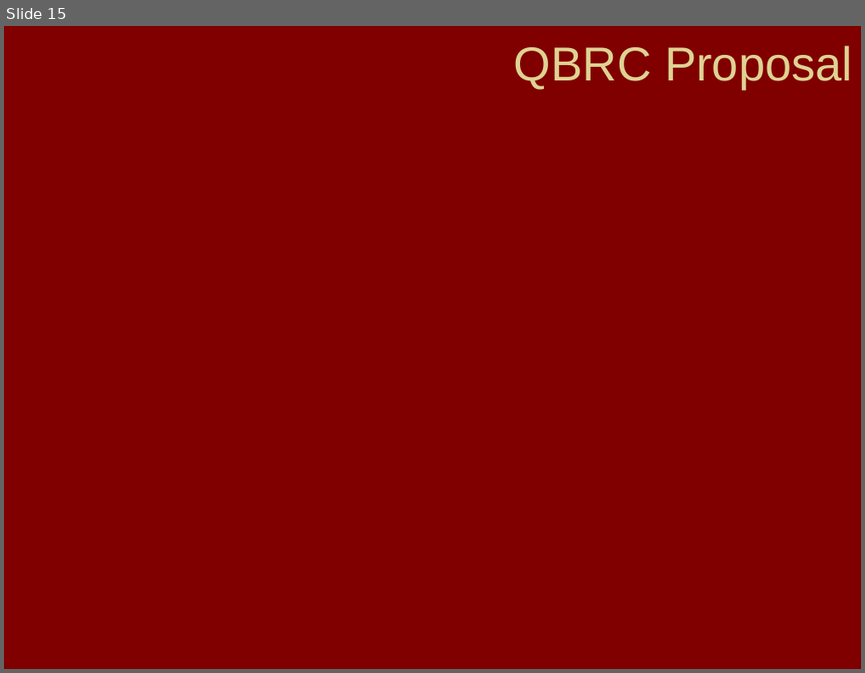
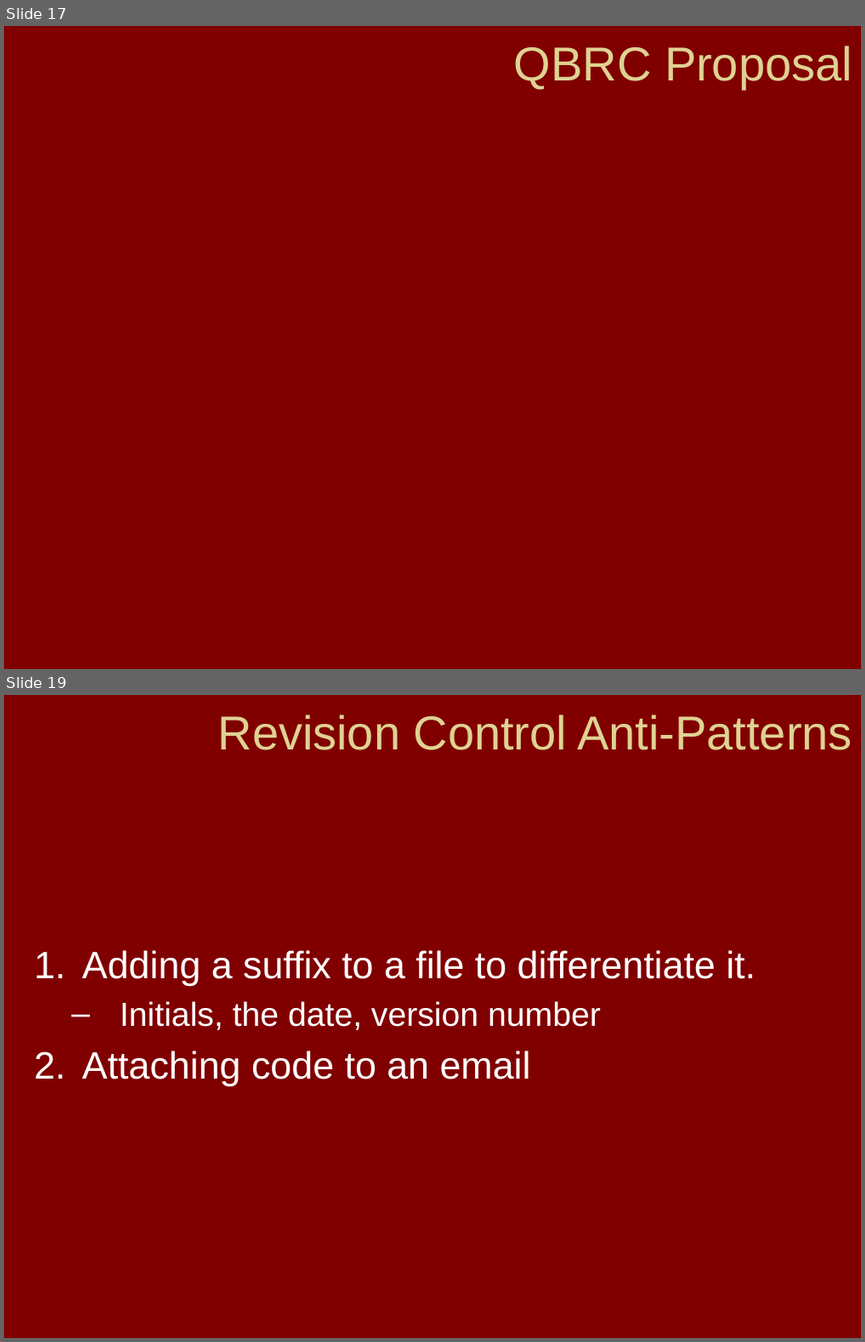
Before and after one commit to QBRC/GithubDemo, a slide deck: Git & Github.pptx. Shown one above the other, each under a label of ours: slide 15 before the commit, slides 17 and 19 after it; the slides between them are not shown. The pictures are 865x673 and 865x1342 pixels, drawn with LibreOffice and Linux fonts; fonts in the diff are those of the drawing; background and template pictures are left out. Boxes give left, top, right and bottom in pixels: in the first picture for what was removed or moved away, otherwise in the second. Text is boxed around its words. In the diff, an @@ line names an element or a change of style, - is before the commit and + after.

Commit message:
Started adding anti-pattern slides.

```diff
--- a/Git & Github.pptx
+++ b/Git & Github.pptx
@@ slide 19 added at box(4, 695, 861, 1338), background picture (left out) @@
@@ title added at box(218, 715, 852, 750), 40 pt, text #DFD293 @@
+Revision Control Anti-Patterns
@@ text added at box(82, 950, 755, 1086), 32 pt, text #FFFFFF @@
+1. Adding a suffix to a file to differentiate it.
+  – Initials, the date, version number
+2. Attaching code to an email
@@ what was slide 15 is now slide 17 @@
```
Also in this commit, not shown: 4 other slides added, 1 slide removed.
